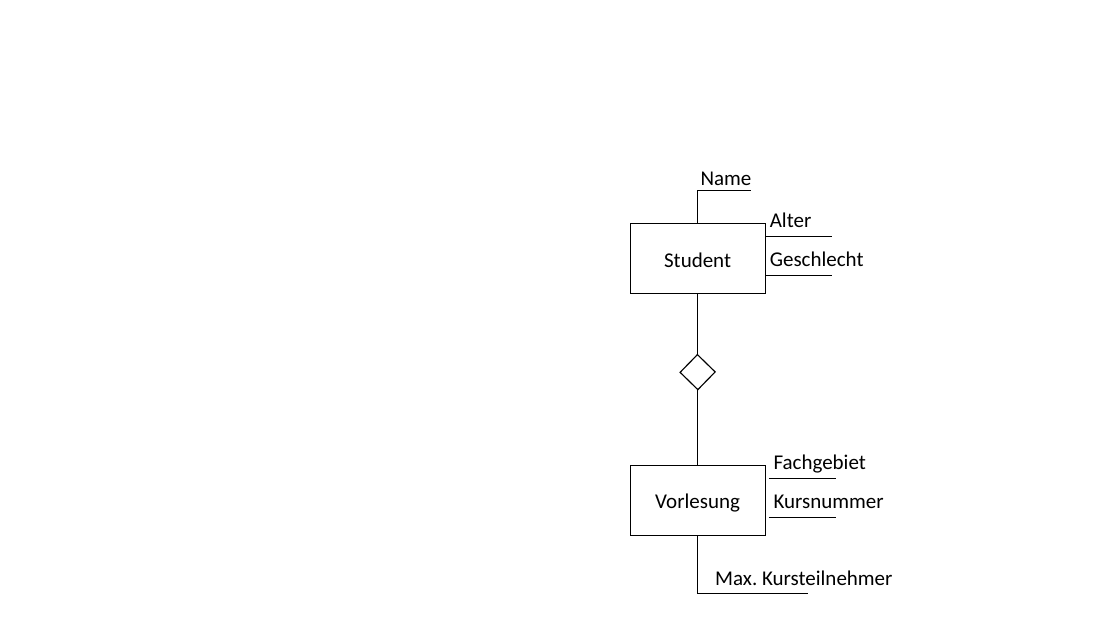
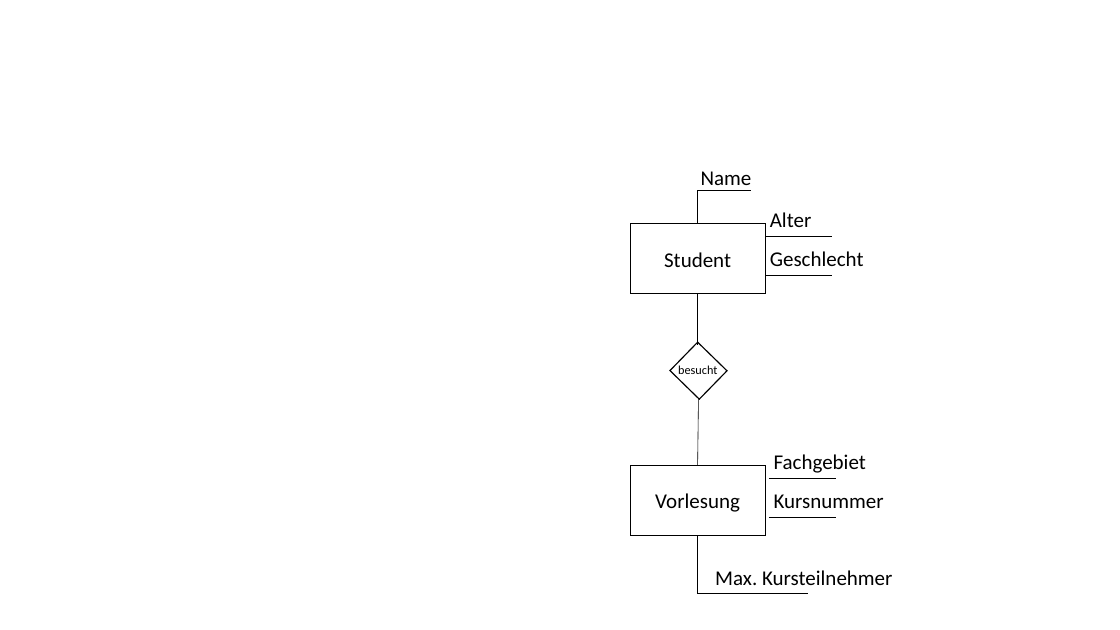
Before and after one commit to unibas-marcelluethi/software-engineering, a slide deck: slide 60 of docs/slides/drawings/graphics.pptx (slide 59 before the commit). Drawn at 1120x630 pixels with LibreOffice and Linux fonts; fonts in the diff are those of the drawing. Boxes give left, top, right and bottom in pixels: in the first picture for what was removed or moved away, otherwise in the second. Text is boxed around its words. In the diff, an @@ line names an element or a change of style, - is before the commit and + after.

```diff
--- a/docs/slides/drawings/graphics.pptx
+++ b/docs/slides/drawings/graphics.pptx
@@ line moved from (698, 293) - (698, 355) to (698, 293) - (698, 345) @@
@@ rectangle: place and size @@
-rectangle at bbox=[680, 354, 716, 390]
+rectangle at bbox=[670, 342, 727, 399]
@@ text added at bbox=[678, 365, 717, 374], 10.5 pt, text #000000 @@
+besucht
@@ line moved from (698, 466) - (698, 390) to (698, 466) - (699, 399) @@
```
Also in this commit, not shown: 1 other slide changed, 1 slide added, 4 other files.
